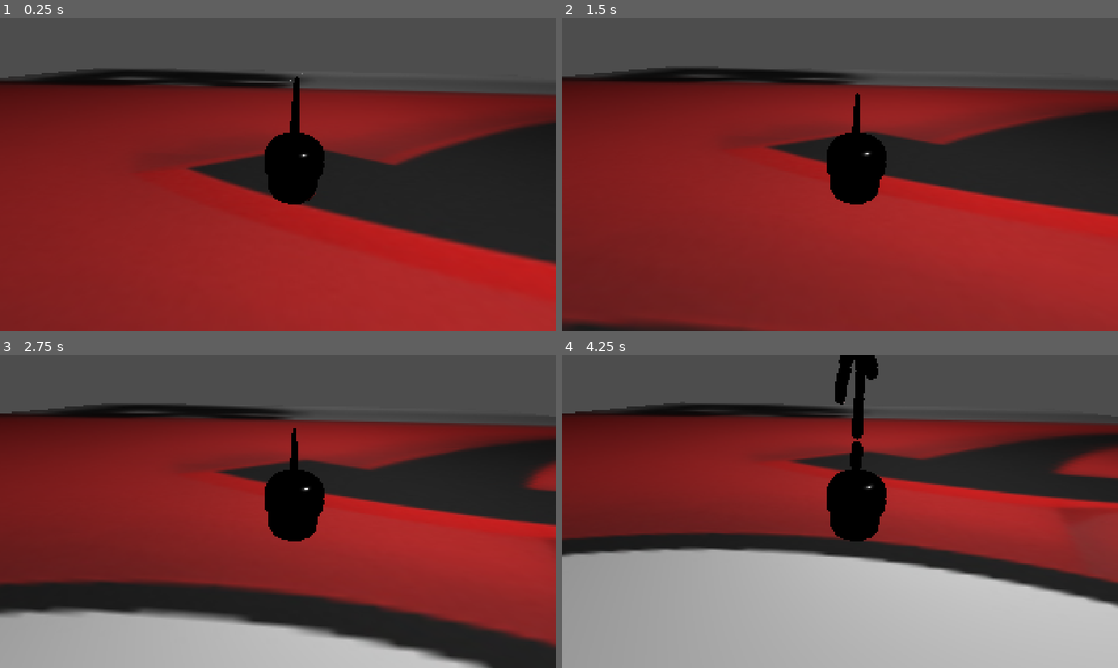
Above: before the commit, frames 1-4 (two rows, left to right).
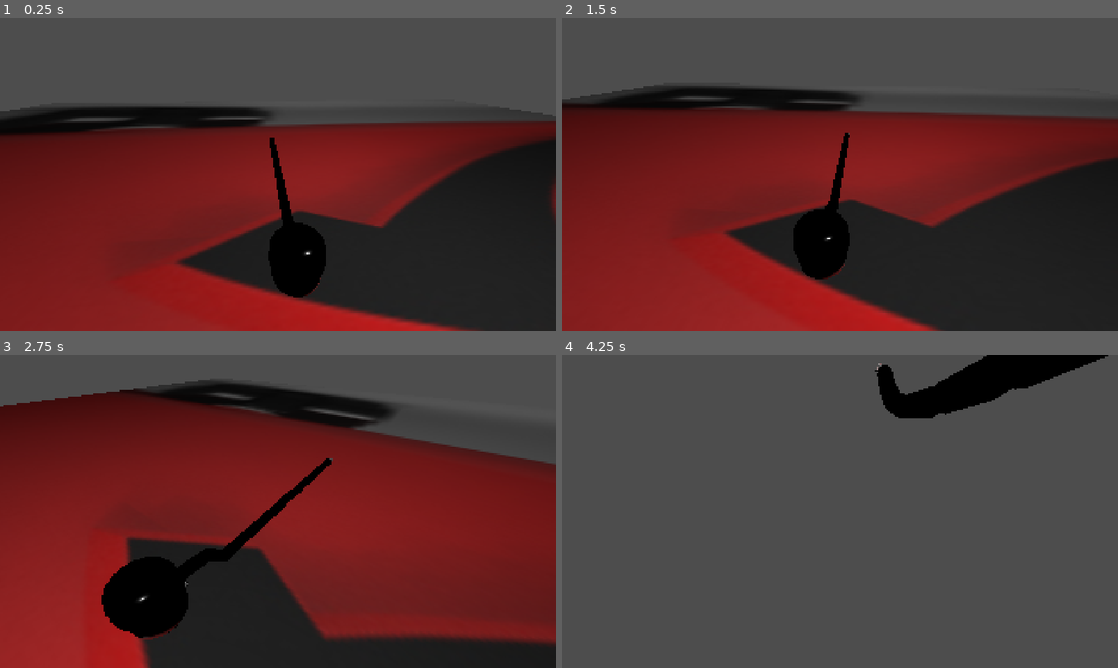
Above: after the commit, the same moments.

Repository: AleksGameJam/game-jam-2026
Game: Godot game, scene res://scenes/sucker.tscn
Two runs of this game, one before a commit and one after it. Both use one fixed random seed, a clock stepped at 60 frames per second and the inputs below. This scene is started directly instead of the project's main scene.
Inputs:
- Up to frame 1 (0.25 s): no input
- Up to frame 2 (1.5 s): hold E (rotate_right) 0.53-1.28 s; hold Down (ui_down) from 1.28 s (still down)
- Up to frame 3 (2.75 s): release Down (ui_down) at 2.03 s; hold E (rotate_right) from 2.03 s (still down)
- Up to frame 4 (4.25 s): release E (rotate_right) at 2.78 s; hold Up (ui_up) 2.78-3.53 s; hold Q (rotate_left) from 3.53 s (still down)

The runs differ from the first frame. In frame 1, 52% of the frame differs, in the area x 0-100%, y 16-100%; in frame 2, 63%; in frame 3, 62%; in frame 4, 86%, in the area x 0-100%, y 0-100%.

Commit message:
kamera + movement forbedringer

Diff:
--- /dev/null
+++ b/scenes/pivot_script.gd
@@ -0,0 +1,18 @@
+extends Node3D
+
+@onready var handle = $"../da handle"
+
+# Called when the node enters the scene tree for the first time.
+func _ready() -> void:
+	pass # Replace with function body.
+
+
+# Called every frame. 'delta' is the elapsed time since the previous frame.
+func _process(delta: float) -> void:
+
+	var angle = global_position.signed_angle_to(handle.global_position, Vector3.UP)
+	#global_position.signed_angle_to()
+
+	#look_at(handle.position, Vector3.UP)
+	rotation.y = move_toward(rotation.y, angle, delta);
+	pass
--- a/scenes/player.tscn
+++ b/scenes/player.tscn
@@ -6,6 +6,11 @@
 [ext_resource type="Script" uid="uid://bp5e2fm04idl5" path="res://scenes/da_pitch_zone.gd" id="3_tuyoq"]
 [ext_resource type="Script" uid="uid://cf8ql738bnvnj" path="res://scripts/suckscript.gd" id="4_dqkch"]
 [ext_resource type="PackedScene" uid="uid://bk1ldkuglakh4" path="res://player_nozzle/player_nozzle.tscn" id="5_qlg0r"]
+[ext_resource type="Script" uid="uid://qjqmryfbkesl" path="res://scripts/camera_script.gd" id="7_fjrip"]
+[ext_resource type="Script" uid="uid://dfq0f5uyyj1ld" path="res://scenes/pivot_script.gd" id="7_smehm"]
+
+[sub_resource type="PhysicsMaterial" id="PhysicsMaterial_tuyoq"]
+friction = 0.25
 
 [sub_resource type="BoxShape3D" id="BoxShape3D_dp7al"]
 size = Vector3(2, 2, 2)
@@ -30,37 +35,41 @@
 axis_lock_angular_x = true
 axis_lock_angular_z = true
 mass = 10.0
+physics_material_override = SubResource("PhysicsMaterial_tuyoq")
 linear_damp = 0.65
 angular_damp = 100.0
 script = ExtResource("1_i3pqv")
 
 [node name="Henry" parent="." unique_id=1375609512 instance=ExtResource("2_tuyoq")]
-transform = Transform3D(2, 0, 0, 0, -8.742278e-08, -2, 0, 2, -8.742278e-08, 0, 0, 0.8)
+transform = Transform3D(2, 0, 0, 0, 1.9999989, -0.001746729, 0, 0.001746729, 1.9999989, 0, 0, 10.891765)
 
 [node name="CollisionShape3D" type="CollisionShape3D" parent="." unique_id=678819758]
-transform = Transform3D(1, 0, 0, 7.450581e-09, 1, 0, 0, 0, 1, 0, 0, 0)
+transform = Transform3D(0.75, -5.5879346e-09, 0, 4.7259735e-12, 0.00063430954, 0.74999976, -5.5879323e-09, -0.74999976, 0.00063430954, 0, 0, 10.891067)
 shape = SubResource("BoxShape3D_dp7al")
 
 [node name="MeshInstance3D" type="MeshInstance3D" parent="." unique_id=898554336]
-transform = Transform3D(1, 0, 0, 7.450581e-09, 1, 0, 0, 0, 1, 0, 0, 0)
+transform = Transform3D(1, -7.450581e-09, 0, 6.5067474e-12, 0.00087332085, 0.99999946, -7.4505766e-09, -0.99999946, 0.00087332085, 0, 0, 10.891067)
 visible = false
 mesh = SubResource("BoxMesh_a6aca")
 
 [node name="ConeTwistJoint3D" type="ConeTwistJoint3D" parent="." unique_id=1054736220]
-transform = Transform3D(1, 0, 0, 0, 0.99999994, 0, 0, 0, 0.99999994, 0, 0, 0)
+transform = Transform3D(1, 0, 0, 0, 0.0008733206, 0.99999934, 0, -0.99999934, 0.0008733206, 0, 0, 10.891067)
 node_a = NodePath("..")
 node_b = NodePath("../RigidBody3D")
+exclude_nodes_from_collision = false
 swing_span = 0.0
 twist_span = 0.0
 
 [node name="RigidBody3D" type="RigidBody3D" parent="." unique_id=1205051440]
-transform = Transform3D(1, 0, 0, 1.4901161e-08, 1, 0, 0, 0, 1, 0, 1.5, 0)
+transform = Transform3D(1, -1.4901161e-08, 0, 1.3013495e-11, 0.00087332085, 0.99999946, -1.4901153e-08, -0.99999946, 0.00087332085, 0, 0, 9.391067)
 axis_lock_linear_y = true
 axis_lock_angular_y = true
+mass = 0.8
 gravity_scale = 0.8
 script = ExtResource("2_hqtel")
 
 [node name="CollisionShape3D" type="CollisionShape3D" parent="RigidBody3D" unique_id=1885840720]
+transform = Transform3D(0.75, 0, 0, 0, 0.75, 0, 0, 0, 0.75, 0, 0, 0)
 shape = SubResource("CapsuleShape3D_dp7al")
 
 [node name="MeshInstance3D" type="MeshInstance3D" parent="RigidBody3D" unique_id=1314957066]
@@ -73,14 +82,15 @@
 exclude_nodes_from_collision = false
 swing_span = 0.61086524
 twist_span = 4.712389
-bias = 0.05
 
 [node name="RigidBody3D2" type="RigidBody3D" parent="." unique_id=1620950329]
-transform = Transform3D(1, 0, 0, 1.4901161e-08, 1, 0, 0, 0, 1, 0, 3.5, 0)
-axis_lock_angular_y = true
+transform = Transform3D(1, -1.4901161e-08, 0, 1.3013495e-11, 0.00087332085, 0.99999946, -1.4901153e-08, -0.99999946, 0.00087332085, 0, 0, 7.391068)
+axis_lock_angular_y = true
+mass = 0.8
 gravity_scale = 0.8
 
 [node name="CollisionShape3D" type="CollisionShape3D" parent="RigidBody3D2" unique_id=768151564]
+transform = Transform3D(0.75, 0, 0, 0, 0.75, 0, 0, 0, 0.75, 0, 0, 0)
 shape = SubResource("CapsuleShape3D_dp7al")
 
 [node name="MeshInstance3D" type="MeshInstance3D" parent="RigidBody3D2" unique_id=2077449721]
@@ -93,14 +103,15 @@
 exclude_nodes_from_collision = false
 swing_span = 1.3089969
 twist_span = 4.712389
-bias = 0.05
 
 [node name="RigidBody3D3" type="RigidBody3D" parent="." unique_id=1360901744]
-transform = Transform3D(1, 0, 0, 1.4901161e-08, 1, 0, 0, 0, 1, 0, 5.5, 0)
-axis_lock_angular_y = true
+transform = Transform3D(1, -1.4901161e-08, 0, 1.3013495e-11, 0.00087332085, 0.99999946, -1.4901153e-08, -0.99999946, 0.00087332085, 0, 0, 5.3910694)
+axis_lock_angular_y = true
+mass = 0.8
 gravity_scale = 0.8
 
 [node name="CollisionShape3D" type="CollisionShape3D" parent="RigidBody3D3" unique_id=487798522]
+transform = Transform3D(0.75, 0, 0, 0, 0.75, 0, 0, 0, 0.75, 0, 0, 0)
 shape = SubResource("CapsuleShape3D_dp7al")
 
 [node name="MeshInstance3D" type="MeshInstance3D" parent="RigidBody3D3" unique_id=940118774]
@@ -113,14 +124,15 @@
 exclude_nodes_from_collision = false
 swing_span = 1.3089969
 twist_span = 4.712389
-bias = 0.05
 
 [node name="RigidBody3D4" type="RigidBody3D" parent="." unique_id=189693018]
-transform = Transform3D(1, 0, 0, 1.4901161e-08, 1, 0, 0, 0, 1, 0, 7.5, 0)
-axis_lock_angular_y = true
+transform = Transform3D(1, -1.4901161e-08, 0, 1.3013495e-11, 0.00087332085, 0.99999946, -1.4901153e-08, -0.99999946, 0.00087332085, 0, 0, 3.3910706)
+axis_lock_angular_y = true
+mass = 0.8
 gravity_scale = 0.8
 
 [node name="CollisionShape3D" type="CollisionShape3D" parent="RigidBody3D4" unique_id=997557428]
+transform = Transform3D(0.75, 0, 0, 0, 0.75, 0, 0, 0, 0.75, 0, 0, 0)
 shape = SubResource("CapsuleShape3D_dp7al")
 
 [node name="MeshInstance3D" type="MeshInstance3D" parent="RigidBody3D4" unique_id=137455245]
@@ -133,14 +145,15 @@
 exclude_nodes_from_collision = false
 swing_span = 1.3089969
 twist_span = 4.712389
-bias = 0.05
 
 [node name="RigidBody3D5" type="RigidBody3D" parent="." unique_id=1514127660]
-transform = Transform3D(1, 0, 0, 1.4901161e-08, 1, 0, 0, 0, 1, 0, 9.5, 0)
-axis_lock_angular_y = true
+transform = Transform3D(1, -1.4901161e-08, 0, 1.3013495e-11, 0.00087332085, 0.99999946, -1.4901153e-08, -0.99999946, 0.00087332085, 0, 0, 1.3910719)
+axis_lock_angular_y = true
+mass = 0.8
 gravity_scale = 0.8
 
 [node name="CollisionShape3D" type="CollisionShape3D" parent="RigidBody3D5" unique_id=1044286166]
+transform = Transform3D(0.75, 0, 0, 0, 0.75, 0, 0, 0, 0.75, 0, 0, 0)
 shape = SubResource("CapsuleShape3D_dp7al")
 
 [node name="MeshInstance3D" type="MeshInstance3D" parent="RigidBody3D5" unique_id=415049118]
@@ -153,14 +166,15 @@
 exclude_nodes_from_collision = false
 swing_span = 1.3089969
 twist_span = 4.712389
-bias = 0.05
 
 [node name="da rokas zone (rigid)" type="RigidBody3D" parent="." unique_id=2128512173]
-transform = Transform3D(1, 0, 0, 1.4901161e-08, 1, 0, 0, 0, 1, 0, 11.5, 0)
-axis_lock_angular_y = true
+transform = Transform3D(1, -1.4901161e-08, 0, 1.3013495e-11, 0.00087332085, 0.99999946, -1.4901153e-08, -0.99999946, 0.00087332085, 0, 0, -0.60892713)
+axis_lock_angular_y = true
+mass = 0.8
 gravity_scale = 0.4
 
 [node name="CollisionShape3D" type="CollisionShape3D" parent="da rokas zone (rigid)" unique_id=1929533079]
+transform = Transform3D(0.75, 0, 0, 0, 0.75, 0, 0, 0, 0.75, 0, 0, 0)
 shape = SubResource("CapsuleShape3D_dp7al")
 
 [node name="MeshInstance3D" type="MeshInstance3D" parent="da rokas zone (rigid)" unique_id=1498291436]
@@ -172,14 +186,15 @@
 node_b = NodePath("../../RigidBody3D7")
 exclude_nodes_from_collision = false
 twist_span = 4.712389
-bias = 0.05
 
 [node name="RigidBody3D7" type="RigidBody3D" parent="." unique_id=283668078]
-transform = Transform3D(1, 0, 0, 1.4901161e-08, 1, 0, 0, 0, 1, 0, 13.5, 0)
-axis_lock_angular_y = true
+transform = Transform3D(1, -1.4901161e-08, 0, 1.3013495e-11, 0.00087332085, 0.99999946, -1.4901153e-08, -0.99999946, 0.00087332085, 0, 0, -2.608926)
+axis_lock_angular_y = true
+mass = 0.8
 gravity_scale = 0.4
 
 [node name="CollisionShape3D" type="CollisionShape3D" parent="RigidBody3D7" unique_id=2098005931]
+transform = Transform3D(0.75, 0, 0, 0, 0.75, 0, 0, 0, 0.75, 0, 0, 0)
 shape = SubResource("CapsuleShape3D_dp7al")
 
 [node name="MeshInstance3D" type="MeshInstance3D" parent="RigidBody3D7" unique_id=476973496]
@@ -191,14 +206,15 @@
 node_b = NodePath("../../RigidBody3D8")
 exclude_nodes_from_collision = false
 twist_span = 4.712389
-bias = 0.05
 
 [node name="RigidBody3D8" type="RigidBody3D" parent="." unique_id=1849929235]
-transform = Transform3D(1, 0, 0, 1.4901161e-08, 1, 0, 0, 0, 1, 0, 15.5, 0)
-axis_lock_angular_y = true
+transform = Transform3D(1, -1.4901161e-08, 0, 1.3013495e-11, 0.00087332085, 0.99999946, -1.4901153e-08, -0.99999946, 0.00087332085, 0, 0, -4.6089253)
+axis_lock_angular_y = true
+mass = 0.8
 gravity_scale = 0.4
 
 [node name="CollisionShape3D" type="CollisionShape3D" parent="RigidBody3D8" unique_id=169916530]
+transform = Transform3D(0.75, 0, 0, 0, 0.75, 0, 0, 0, 0.75, 0, 0, 0)
 shape = SubResource("CapsuleShape3D_dp7al")
 
 [node name="MeshInstance3D" type="MeshInstance3D" parent="RigidBody3D8" unique_id=1140934046]
@@ -210,14 +226,15 @@
 node_b = NodePath("../../RigidBody3D9")
 exclude_nodes_from_collision = false
 twist_span = 4.712389
-bias = 0.05
 
 [node name="RigidBody3D9" type="RigidBody3D" parent="." unique_id=1216813995]
-transform = Transform3D(1, 0, 0, 1.4901161e-08, 1, 0, 0, 0, 1, 0, 17.5, 0)
-axis_lock_angular_y = true
+transform = Transform3D(1, -1.4901161e-08, 0, 1.3013495e-11, 0.00087332085, 0.99999946, -1.4901153e-08, -0.99999946, 0.00087332085, 0, 0, -6.6089234)
+axis_lock_angular_y = true
+mass = 0.8
 gravity_scale = 0.4
 
 [node name="CollisionShape3D" type="CollisionShape3D" parent="RigidBody3D9" unique_id=63595445]
+transform = Transform3D(0.75, 0, 0, 0, 0.75, 0, 0, 0, 0.75, 0, 0, 0)
 shape = SubResource("CapsuleShape3D_dp7al")
 
 [node name="MeshInstance3D" type="MeshInstance3D" parent="RigidBody3D9" unique_id=1106119089]
@@ -229,14 +246,15 @@
 node_b = NodePath("../../RigidBody3D10")
 exclude_nodes_from_collision = false
 twist_span = 4.712389
-bias = 0.05
 
 [node name="RigidBody3D10" type="RigidBody3D" parent="." unique_id=488491782]
-transform = Transform3D(1, 0, 0, 1.4901161e-08, 1, 0, 0, 0, 1, 0, 19.5, 0)
-axis_lock_angular_y = true
+transform = Transform3D(1, -1.4901161e-08, 0, 1.3013495e-11, 0.00087332085, 0.99999946, -1.4901153e-08, -0.99999946, 0.00087332085, 0, 0, -8.608923)
+axis_lock_angular_y = true
+mass = 0.8
 gravity_scale = 0.4
 
 [node name="CollisionShape3D" type="CollisionShape3D" parent="RigidBody3D10" unique_id=1317565128]
+transform = Transform3D(0.75, 0, 0, 0, 0.75, 0, 0, 0, 0.75, 0, 0, 0)
 shape = SubResource("CapsuleShape3D_dp7al")
 
 [node name="MeshInstance3D" type="MeshInstance3D" parent="RigidBody3D10" unique_id=526120538]
@@ -248,14 +266,15 @@
 node_b = NodePath("../../RigidBody3D11")
 exclude_nodes_from_collision = false
 twist_span = 4.712389
-bias = 0.05
 
 [node name="RigidBody3D11" type="RigidBody3D" parent="." unique_id=1889079113]
-transform = Transform3D(1, 0, 0, 1.4901161e-08, 1, 0, 0, 0, 1, 0, 21.5, 0)
-axis_lock_angular_y = true
+transform = Transform3D(1, -1.4901161e-08, 0, 1.3013495e-11, 0.00087332085, 0.99999946, -1.4901153e-08, -0.99999946, 0.00087332085, 0, 0, -10.608922)
+axis_lock_angular_y = true
+mass = 0.8
 gravity_scale = 0.4
 
 [node name="CollisionShape3D" type="CollisionShape3D" parent="RigidBody3D11" unique_id=1861077608]
+transform = Transform3D(0.75, 0, 0, 0, 0.75, 0, 0, 0, 0.75, 0, 0, 0)
 shape = SubResource("CapsuleShape3D_dp7al")
 
 [node name="MeshInstance3D" type="MeshInstance3D" parent="RigidBody3D11" unique_id=156356715]
@@ -267,13 +286,14 @@
 node_b = NodePath("../../da pitch zone")
 exclude_nodes_from_collision = false
 twist_span = 4.712389
-bias = 0.05
 
 [node name="da pitch zone" type="RigidBody3D" parent="." unique_id=248466977]
-transform = Transform3D(1, 0, 0, 1.4901161e-08, 1, 0, 0, 0, 1, 0, 23.5, 0)
+transform = Transform3D(1, -1.4901161e-08, 0, 1.3013495e-11, 0.00087332085, 0.99999946, -1.4901153e-08, -0.99999946, 0.00087332085, 0, 0, -12.608921)
+mass = 0.8
 gravity_scale = 0.4
 
 [node name="CollisionShape3D" type="CollisionShape3D" parent="da pitch zone" unique_id=1117973475]
+transform = Transform3D(0.75, 0, 0, 0, 0.75, 0, 0, 0, 0.75, 0, 0, 0)
 shape = SubResource("CapsuleShape3D_dp7al")
 
 [node name="MeshInstance3D" type="MeshInstance3D" parent="da pitch zone" unique_id=1153817816]
@@ -286,14 +306,15 @@
 exclude_nodes_from_collision = false
 swing_span = 1.0471976
 twist_span = 4.712389
-bias = 0.05
 
 [node name="da handle" type="RigidBody3D" parent="." unique_id=134841865]
-transform = Transform3D(1, 0, 0, 0, 0.9999998, 0, 0, 0, 0.9999998, 0, 25.5, 0)
+transform = Transform3D(1, 0, 0, 0, 0.0008733206, 0.9999992, 0, -0.9999992, 0.0008733206, 0, 0, -14.60892)
+mass = 0.8
 gravity_scale = 0.4
 script = ExtResource("3_tuyoq")
 
 [node name="CollisionShape3D" type="CollisionShape3D" parent="da handle" unique_id=191320158]
+transform = Transform3D(0.75, 0, 0, 0, 0.75, 0, 0, 0, 0.75, 0, 0, 0)
 shape = SubResource("CapsuleShape3D_dp7al")
 
 [node name="MeshInstance3D" type="MeshInstance3D" parent="da handle" unique_id=1161959825]
@@ -304,26 +325,29 @@
 node_a = NodePath("..")
 node_b = NodePath("../../da snoot")
 exclude_nodes_from_collision = false
-swing_span = 0.2617994
-twist_span = 4.712389
-bias = 0.05
+swing_span = 0.5235988
+twist_span = 4.712389
 
 [node name="da snoot" type="RigidBody3D" parent="." unique_id=63068322]
-transform = Transform3D(1, 0, 0, 1.49011585e-08, 0.9999998, 0, 0, 0, 0.9999998, 0, 27.5, 0)
+transform = Transform3D(1, -1.4901155e-08, 0, 1.3014378e-11, 0.0008733206, 0.9999992, -1.4901149e-08, -0.9999992, 0.0008733206, 0, 0, -16.608915)
+mass = 0.8
 gravity_scale = 0.4
 script = ExtResource("4_dqkch")
 
 [node name="CollisionShape3D" type="CollisionShape3D" parent="da snoot" unique_id=1590293996]
+transform = Transform3D(0.75, 0, 0, 0, 0.75, 0, 0, 0, 0.75, 0, 0, 0)
 shape = SubResource("CapsuleShape3D_dp7al")
 
 [node name="MeshInstance3D" type="MeshInstance3D" parent="da snoot" unique_id=730935758]
 mesh = SubResource("CapsuleMesh_47vuo")
 
 [node name="PlayerNozzle" parent="da snoot" unique_id=830472487 instance=ExtResource("5_qlg0r")]
-transform = Transform3D(1, 0, 0, 0, -4.371139e-08, -1, 0, 1, -4.371139e-08, 0, 1, 0)
-
-[node name="Node3D" type="Node3D" parent="." unique_id=117154268]
-transform = Transform3D(1, 0, 0, 0, 1.0000004, -7.450581e-09, 0, 7.450581e-09, 1.0000004, 0, -0.048432052, 3.182284)
-
-[node name="Camera3D2" type="Camera3D" parent="Node3D" unique_id=1228761083]
-transform = Transform3D(0.9959419, -0.055318646, 0.07099045, 0.08999884, 0.6121429, -0.78560865, 2.511777e-06, 0.7888096, 0.6146374, 0.0062942505, -11.139333, 6.027177)
+transform = Transform3D(1, -8.6736174e-19, -8.881784e-16, 0, -4.377216e-08, -1, 8.6736174e-19, 1, -4.377216e-08, 0, 1.4, -0.001)
+
+[node name="pivot" type="Node3D" parent="." unique_id=117154268]
+transform = Transform3D(0.99999994, 0, 0, 0, 0.0017452985, 0.9999984, 0, -0.9999984, 0.0017452985, 0, 0, 10.942276)
+script = ExtResource("7_smehm")
+
+[node name="Camera3D2" type="Camera3D" parent="pivot" unique_id=1228761083]
+transform = Transform3D(0.9959419, -0.055318583, 0.07099044, 0.08810517, 0.4383252, -0.894488, 0.01836491, 0.89711267, 0.44142026, 0.006, -10, 12)
+script = ExtResource("7_fjrip")
--- a/scenes/sucker.tscn
+++ b/scenes/sucker.tscn
@@ -14,7 +14,7 @@
 [node name="Node3D" type="Node3D" unique_id=1413007745]
 
 [node name="da snabel zone" parent="." unique_id=2057323852 instance=ExtResource("1_t6l7b")]
-transform = Transform3D(1, 0, 0, 0, 0.109339125, 0.99400437, 0, -0.99400437, 0.109339125, 0, 0, 0)
+transform = Transform3D(1, 0, 0, 0, 0.9999998, 0, 0, 0, 0.9999998, 0, 0.66495633, -10.728748)
 
 [node name="StaticBody3D" type="StaticBody3D" parent="." unique_id=2034095861]
 transform = Transform3D(1, 0, 0, 0, 1, 0, 0, 0, 1, 0, -2, 0)
@@ -33,3 +33,5 @@
 omni_range = 4096.0
 
 [node name="AudioStreamPlayer3D" type="AudioStreamPlayer3D" parent="." unique_id=1142373089]
+
+[node name="SubViewport" type="SubViewport" parent="." unique_id=810815729]
--- a/scripts/camera_script.gd
+++ b/scripts/camera_script.gd
@@ -1,7 +1,6 @@
 extends Node3D
 
-@onready var player = $"da snabel zone"
-@onready var handle = $"../da handle"
+@onready var handle = $"../../da handle"
 # Called when the node enters the scene tree for the first time.
 func _ready() -> void:
 	pass # Replace with function body.
--- a/scripts/movescript.gd
+++ b/scripts/movescript.gd
@@ -2,7 +2,7 @@
 
 @onready var camera = $"../Camera3D"
 
-var force := 200;
+var force := 20;
 
 # Called when the node enters the scene tree for the first time.
 func _ready() -> void:
@@ -27,6 +27,6 @@
 
 	#global_position = Vector3(global_position.x + input_dir.x, global_position.y + input_dir.y, 0);
 
-	apply_torque(Vector3(0, input_dir.x*-200, 0))
+	apply_torque(Vector3(0, input_dir.x*-force, 0))
 
 	pass
--- a/scripts/suckscript.gd
+++ b/scripts/suckscript.gd
@@ -1,6 +1,9 @@
 extends RigidBody3D
 
-var suckForce = 0.1
+var liftForce = -30
+
+var baseSuckForce = 2;
+var suckForce = baseSuckForce
 
 # Called when the node enters the scene tree for the first time.
 func _ready() -> void:
@@ -15,11 +18,11 @@
 
 
 	apply_central_force(transform.basis*Vector3.UP*suckForce)
-	suckForce = 0.1
+	suckForce = baseSuckForce
 
 	var input_dir = Input.get_vector("ui_left", "ui_right", "ui_down", "ui_up")
 	#apply_torque(Vector3(input_dir.y*200, input_dir.x*-200, 0))
-	apply_torque(Vector3(0, input_dir.x*-100, 0))
+	apply_torque(Vector3(0, input_dir.x*liftForce, 0))
 
 
 	#apply_central_force()
Not shown, added: scenes/pivot_script.gd.uid
